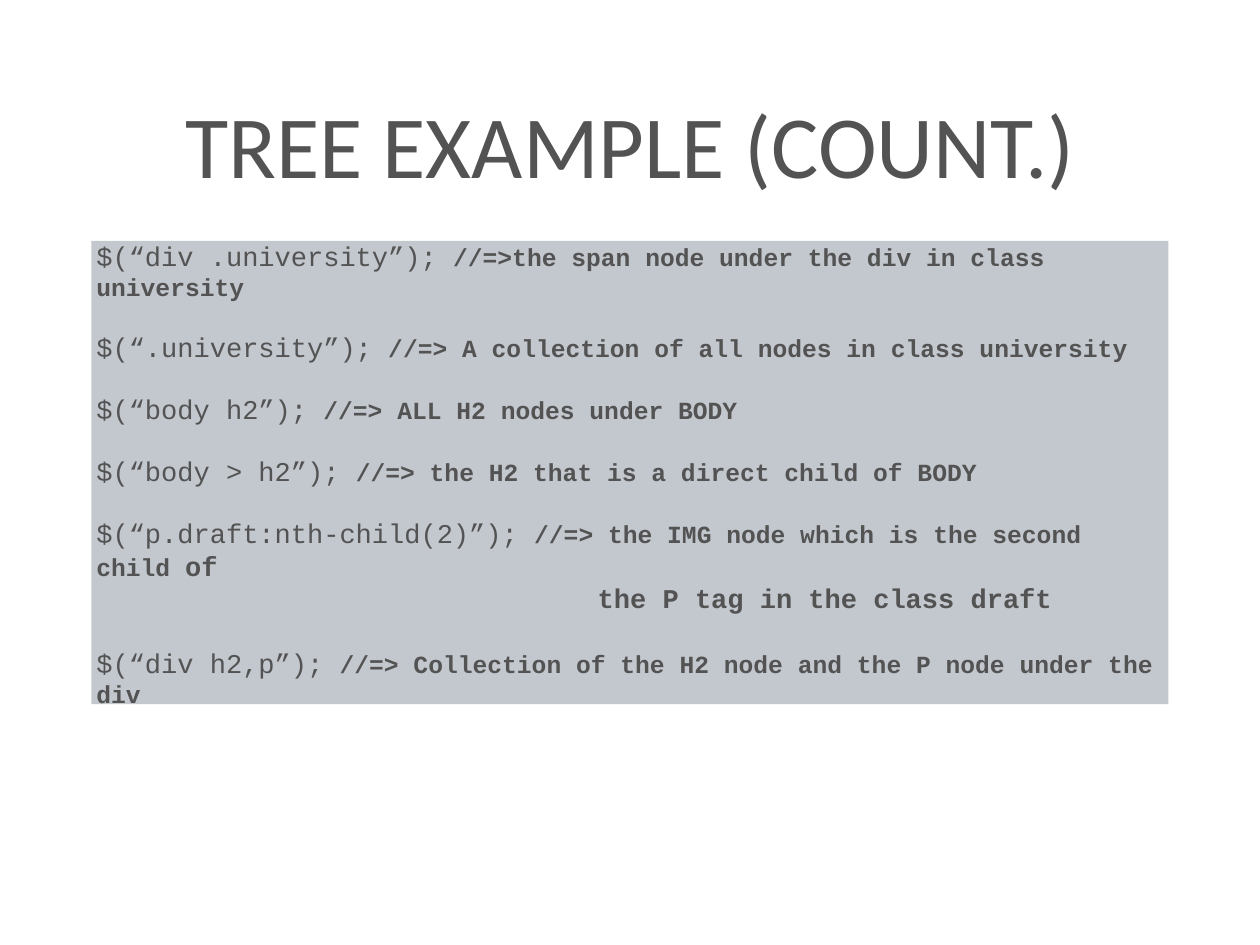
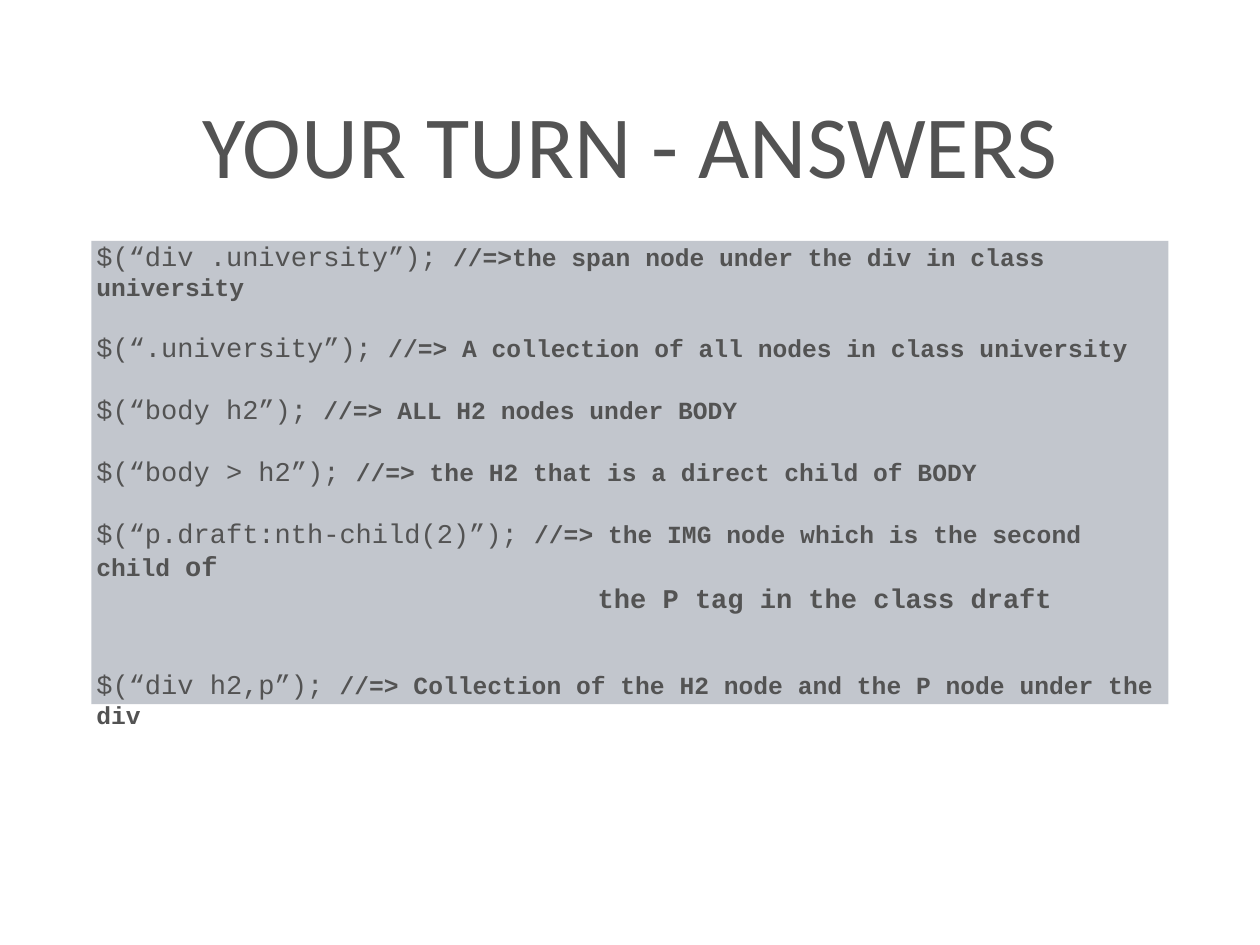
Before and after one commit to kenton-steiner18/Techtasks, a slide deck: slide 12 of presentation/jQuery.pptx (slide 10 before the commit). Drawn at 1260x945 pixels with LibreOffice and Linux fonts; fonts in the diff are those of the drawing; background and template pictures are left out. Boxes give left, top, right and bottom in pixels: in the first picture for what was removed or moved away, otherwise in the second. Text is boxed around its words. In the diff, an @@ line names an element or a change of style, - is before the commit and + after.

```diff
--- a/presentation/jQuery.pptx
+++ b/presentation/jQuery.pptx
@@ title at box(203, 120, 1057, 179): text changed @@
-TREE EXAMPLE (COUNT.)
+YOUR TURN - ANSWERS
@@ rectangle "$(“div .university”); //=>the span node ..." at box(91, 241, 1169, 704): fill #88909E at 50% opacity to #878F9D at 50% opacity @@
```
Also in this commit, not shown: 42 other slides changed, 3 slides added.
